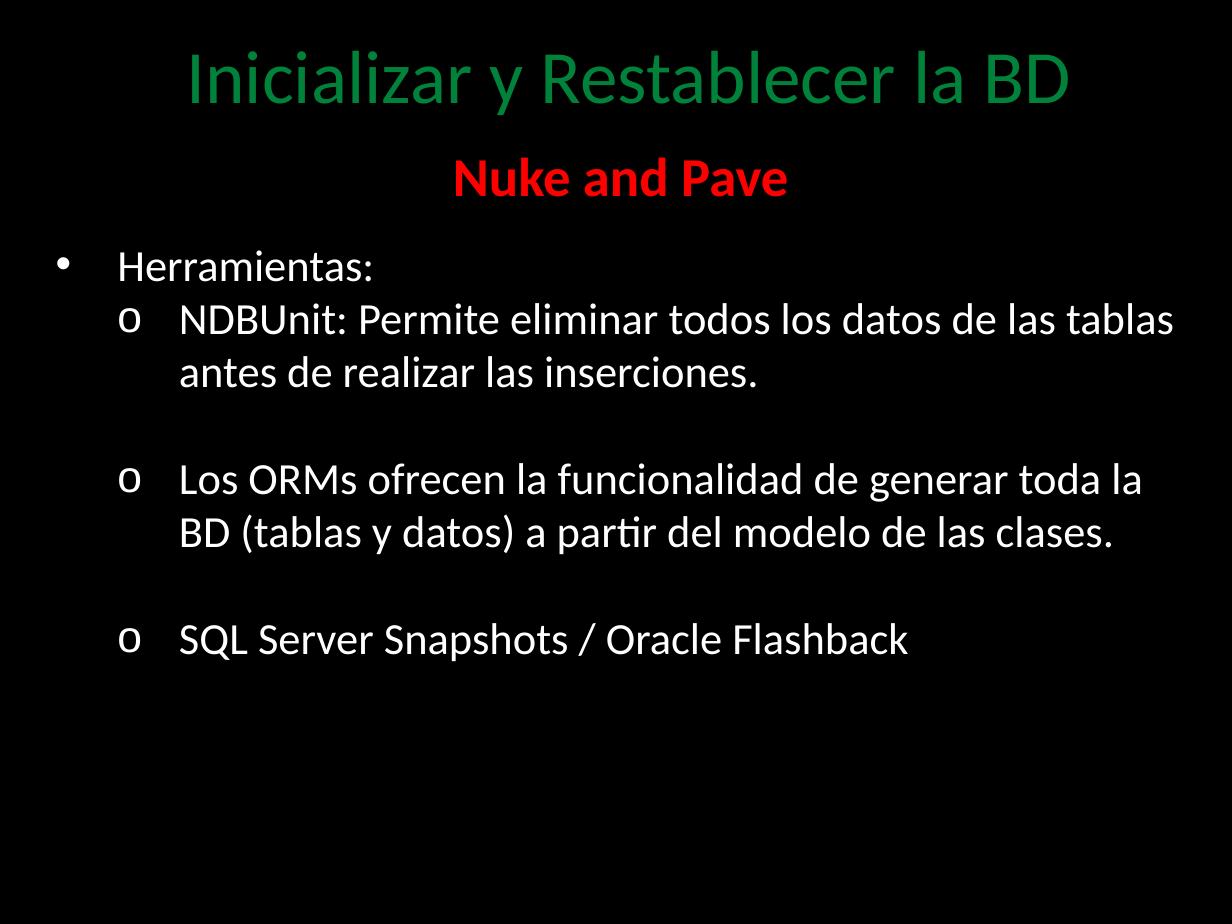
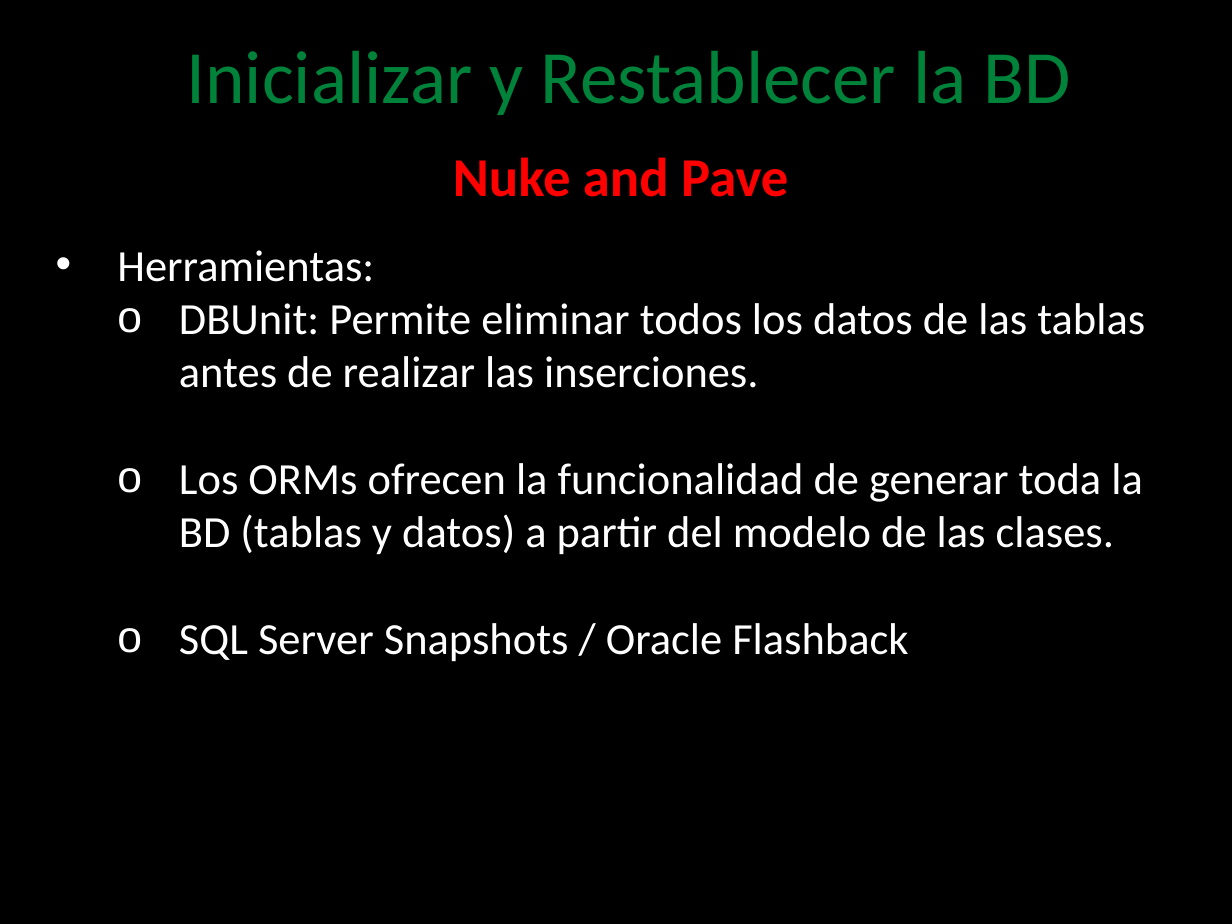
Before and after one commit to angelnunezsalazar/Test-Automation-Java, a slide deck: slide 17 of Diapositivas/4. Database Testing.pptx. Drawn at 1232x924 pixels with LibreOffice and Linux fonts; fonts in the diff are those of the drawing; background and template pictures are left out. Boxes give left, top, right and bottom in pixels: in the first picture for what was removed or moved away, otherwise in the second. Text is boxed around its words. In the diff, an @@ line names an element or a change of style, - is before the commit and + after.

```diff
--- a/Diapositivas/4. Database Testing.pptx
+++ b/Diapositivas/4. Database Testing.pptx
@@ text at box(179, 303, 1145, 388): text changed @@
-  o NDBUnit: Permite eliminar todos los datos de las tablas antes de realizar las inserciones.
+  o DBUnit: Permite eliminar todos los datos de las tablas antes de realizar las inserciones.
```
Also in this commit, not shown: 1 other slide changed, 35 other files.
